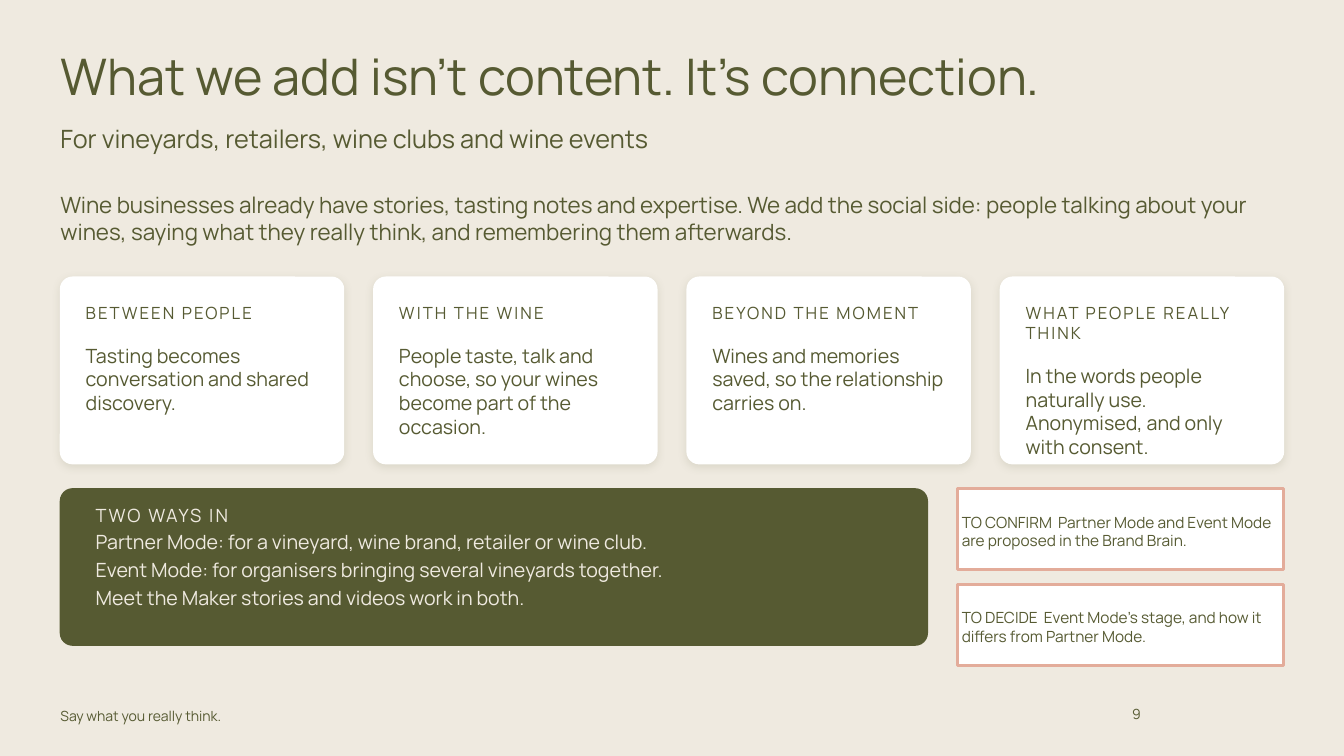
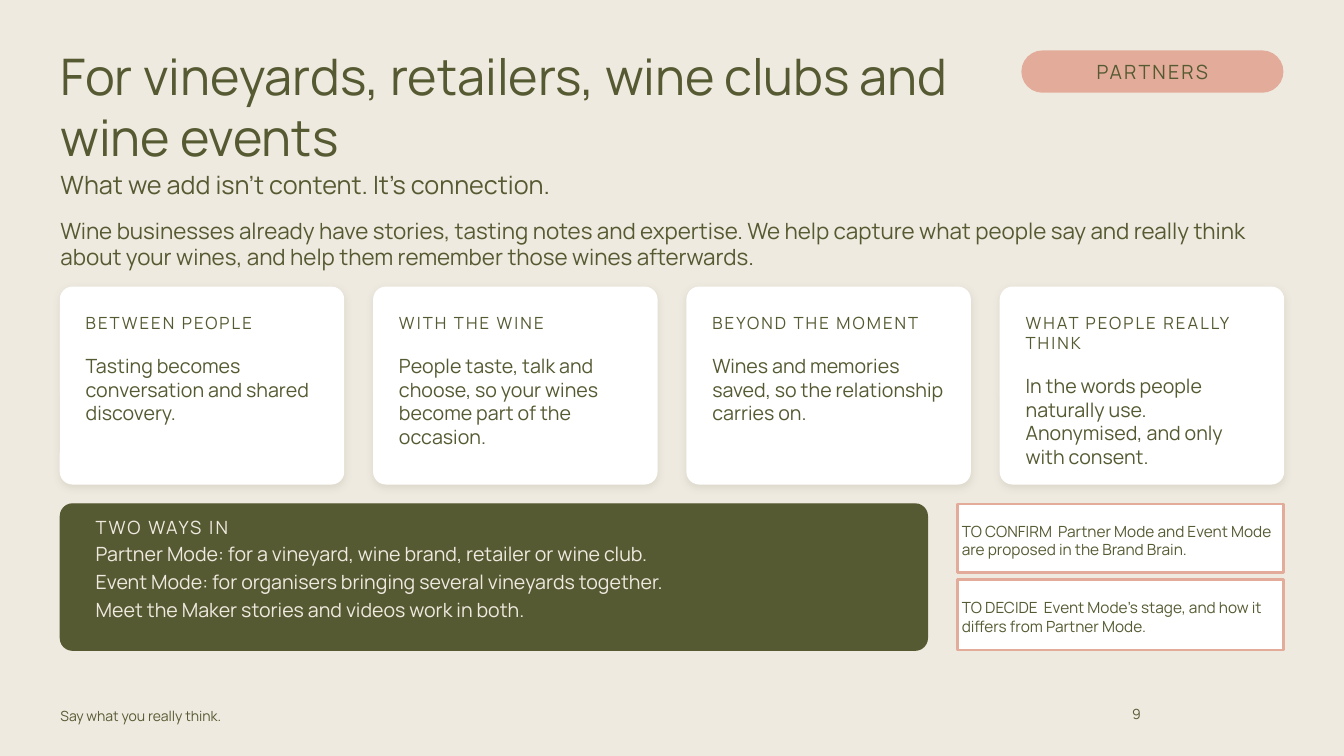
Before and after one commit to carrie147/entre-amis-brand-agent, a slide deck: slide 9 of decks/Entre Amis - core brand story - DRAFT.pptx. Drawn at 1344x756 pixels with LibreOffice and Linux fonts; fonts in the diff are those of the drawing; background and template pictures are left out. Boxes give left, top, right and bottom in pixels: in the first picture for what was removed or moved away, otherwise in the second. Text is boxed around its words. In the diff, an @@ line names an element or a change of style, - is before the commit and + after.

```diff
--- a/decks/Entre Amis - core brand story - DRAFT.pptx
+++ b/decks/Entre Amis - core brand story - DRAFT.pptx
@@ title at (x1=60, y1=58, x2=948, y2=157): text changed @@
-What we add isn't content. It's connection.
+For vineyards, retailers, wine clubs and wine events
@@ rounded rectangle added at (x1=1021, y1=50, x2=1284, y2=93), fill #E3AC9A, 14 pt, text #565A32 @@
+PARTNERS
@@ text removed at (x1=60, y1=129, x2=648, y2=154) @@
-For vineyards, retailers, wine clubs and wine events
@@ text added at (x1=60, y1=175, x2=550, y2=195), 18 pt, text #565A32 @@
+What we add isn't content. It's connection.
@@ text at (x1=60, y1=222, x2=1246, y2=271): text changed @@
-Wine businesses already have stories, tasting notes and expertise. We add the social side: people talking about your wines, saying what they really think, and remembering them afterwards.
+Wine businesses already have stories, tasting notes and expertise. We help capture what people say and really think about your wines, and help them remember those wines afterwards.
@@ rounded rectangle resized from (x1=60, y1=277, x2=344, y2=464) to (x1=60, y1=287, x2=344, y2=484) @@
@@ rounded rectangle resized from (x1=374, y1=277, x2=657, y2=464) to (x1=374, y1=287, x2=657, y2=484) @@
@@ rounded rectangle resized from (x1=688, y1=277, x2=971, y2=464) to (x1=688, y1=287, x2=971, y2=484) @@
@@ proportions changed in 5 elements at (x1=60, y1=504, x2=928, y2=650), (x1=60, y1=287, x2=344, y2=484), (x1=374, y1=287, x2=657, y2=484), (x1=688, y1=287, x2=971, y2=484), (x1=1000, y1=287, x2=1284, y2=484) @@
@@ rounded rectangle resized from (x1=1000, y1=277, x2=1284, y2=464) to (x1=1000, y1=287, x2=1284, y2=484) @@
@@ text "BETWEEN PEOPLE" moved from (x1=86, y1=348, x2=309, y2=415) to (x1=86, y1=358, x2=309, y2=425) @@
@@ text "WITH THE WINE" moved from (x1=399, y1=307, x2=598, y2=435) to (x1=399, y1=317, x2=598, y2=445) @@
@@ text "BEYOND THE MOMENT" moved from (x1=712, y1=348, x2=944, y2=411) to (x1=712, y1=358, x2=944, y2=421) @@
@@ text "WHAT PEOPLE REALLY THINK" moved from (x1=1026, y1=327, x2=1223, y2=455) to (x1=1026, y1=337, x2=1223, y2=465) @@
@@ rounded rectangle resized from (x1=60, y1=489, x2=928, y2=645) to (x1=60, y1=504, x2=928, y2=650) @@
@@ rectangle "TO CONFIRM Partner Mode and ..." resized from (x1=958, y1=489, x2=1284, y2=570) to (x1=958, y1=504, x2=1284, y2=573) @@
@@ text "TWO WAYS IN" moved from (x1=96, y1=508, x2=663, y2=606) to (x1=96, y1=520, x2=663, y2=618) @@
@@ rectangle "TO DECIDE Event Mode's stage, ..." resized from (x1=958, y1=585, x2=1284, y2=665) to (x1=958, y1=580, x2=1284, y2=650) @@
```
Also in this commit, not shown: 12 other slides changed, 3 other files.
